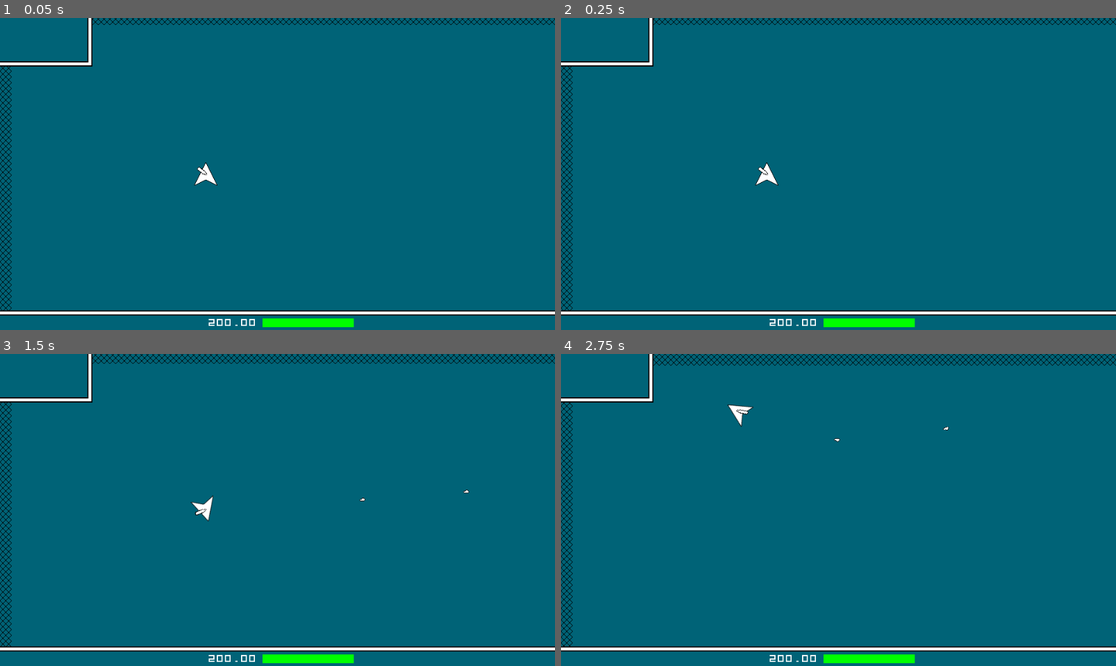
Above: before the commit, frames 1-4 (two rows, left to right).
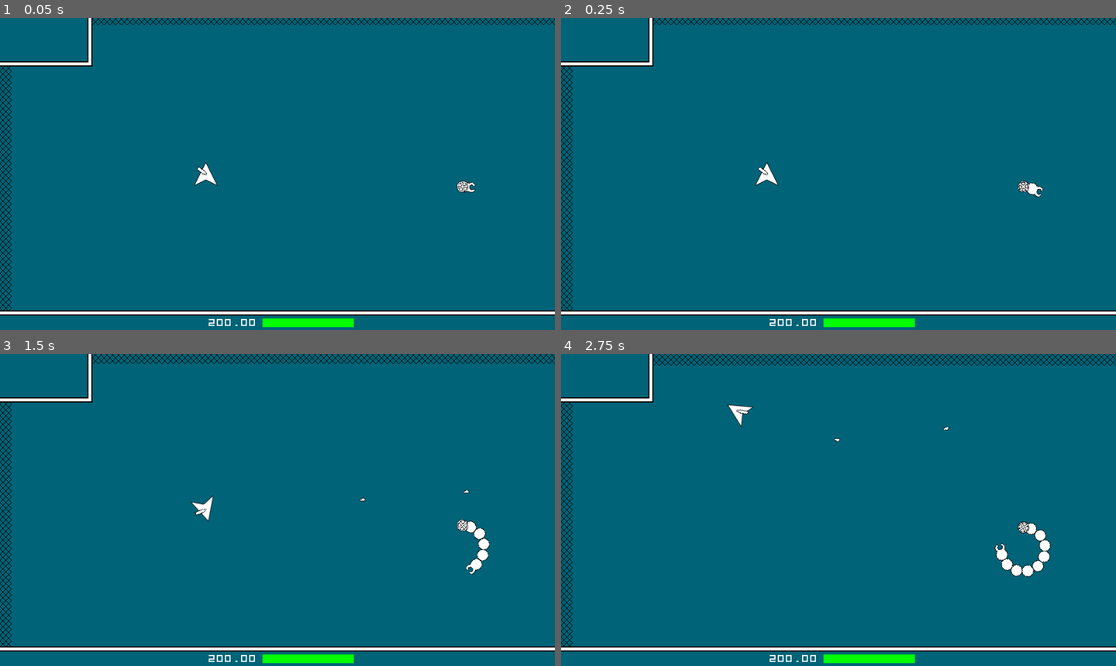
Above: after the commit, the same moments.

Repository: LangII/ProjectSpaceMiner
Game: Godot game, scene res://scenes/Main.tscn
Two runs of this game, one before a commit and one after it. Both use one fixed random seed, a clock stepped at 60 frames per second and the inputs below.
Inputs (mouse positions are in pixels of both pictures, inside the frame that each line leads up to):
- Up to frame 1 (0.05 s): no input
- Up to frame 2 (0.25 s): no input
- Up to frame 3 (1.5 s): move the mouse to (399, 494) at 0.52 s; press the mouse at (399, 494) at 0.53 s; hold D (right) 0.53-1.28 s; move the mouse to (166, 525) at 1.27 s; release the mouse at (166, 525) at 1.28 s; hold S (down) from 1.28 s (still down); tap T (test) at 1.35 s
- Up to frame 4 (2.75 s): move the mouse to (894, 441) at 2.02 s; release S (down) at 2.03 s; press the mouse at (894, 441) at 2.03 s; hold D (right) from 2.03 s (still down)

The runs differ from the first frame. In frame 1, 0.1% of the frame differs, in the area x 82-86%, y 52-56%; in frame 2, 0.1%; in frame 3, 0.4%; in frame 4, 0.7%, in the area x 78-89%, y 53-72%.

Commit message:
Enemy02 v1 complete (dirty)

Diff:
--- a/scripts/Bullet01.gd
+++ b/scripts/Bullet01.gd
@@ -12,7 +12,6 @@
 var COLLISION_NORMAL_CLAMP = 0.01
 var SPEED = 450
 var DMG = 20
-#var DMG = 80
 
 var velocity = Vector2()
 
--- a/scripts/Drop.gd
+++ b/scripts/Drop.gd
@@ -28,51 +28,51 @@
 
 func _ready():
 
-    setExitTweenScale()
-    setExitTweenAlpha()
-    $ExitTweenDelayTimer.wait_time = EXIT_TWEEN_DELAY_SECS
-    $ExitTweenDurationTimer.wait_time = EXIT_TWEEN_DURATION_SECS
+	setExitTweenScale()
+	setExitTweenAlpha()
+	$ExitTweenDelayTimer.wait_time = EXIT_TWEEN_DELAY_SECS
+	$ExitTweenDurationTimer.wait_time = EXIT_TWEEN_DURATION_SECS
 
-    LINEAR_SPEED = util.getRandomInt(LIN_SPEED_MIN, LIN_SPEED_MAX)
-    DIRECTION = util.getRandomInt(0, 360)
-    vel = Vector2(LINEAR_SPEED, 0).rotated(deg2rad(DIRECTION))
-    ROTATION_SPEED = util.getRandomFloat(ROT_SPEED_MIN, ROT_SPEED_MAX)
+	LINEAR_SPEED = util.getRandomInt(LIN_SPEED_MIN, LIN_SPEED_MAX)
+	DIRECTION = util.getRandomInt(0, 360)
+	vel = Vector2(LINEAR_SPEED, 0).rotated(deg2rad(DIRECTION))
+	ROTATION_SPEED = util.getRandomFloat(ROT_SPEED_MIN, ROT_SPEED_MAX)
 
-    apply_central_impulse(vel)
+	apply_central_impulse(vel)
 
 func _process(_delta):
 
-    $Sprite.rotation_degrees += ROTATION_SPEED
+	$Sprite.rotation_degrees += ROTATION_SPEED
 
 
 ####################################################################################################
 
 
 func setExitTweenScale():
-    $ExitTweenScale.interpolate_property(
-        $Sprite, 'scale', $Sprite.scale, $Sprite.scale * EXIT_TWEEN_SCALE, EXIT_TWEEN_DURATION_SECS, 0, 2
-    )
+	$ExitTweenScale.interpolate_property(
+		$Sprite, 'scale', $Sprite.scale, $Sprite.scale * EXIT_TWEEN_SCALE, EXIT_TWEEN_DURATION_SECS, 0, 2
+	)
 
 
 func setExitTweenAlpha():
-    $ExitTweenAlpha.interpolate_property(
-        $Sprite, 'modulate', $Sprite.modulate, Color(1, 1, 1, 0), EXIT_TWEEN_DURATION_SECS, 0, 2
-    )
+	$ExitTweenAlpha.interpolate_property(
+		$Sprite, 'modulate', $Sprite.modulate, Color(1, 1, 1, 0), EXIT_TWEEN_DURATION_SECS, 0, 2
+	)
 
 
 func shipSensed():
-    $ExitTweenDelayTimer.start()
+	$ExitTweenDelayTimer.start()
 
 
 ####################################################################################################
 
 
 func _on_ExitTweenDelayTimer_timeout():
-    gameplay.dropCollected(DROP_TYPE, DROP_VALUE)
-    $ExitTweenScale.start()
-    $ExitTweenAlpha.start()
-    $ExitTweenDurationTimer.start()
+	gameplay.dropCollected(DROP_TYPE, DROP_VALUE)
+	$ExitTweenScale.start()
+	$ExitTweenAlpha.start()
+	$ExitTweenDurationTimer.start()
 
 
 func _on_ExitTweenDurationTimer_timeout():
-    queue_free()
+	queue_free()
--- a/scripts/Enemy02.gd
+++ b/scripts/Enemy02.gd
@@ -1,13 +1,5 @@
 
 """
-------
-TO DOS
-------
-
-2023-07-21
-
-- In Ship.gd add functionality for handling knock back when the Ship collides with a middle segment.
-
 -------------------
 LOW PRIORITY TO DOS
 -------------------
@@ -413,7 +405,7 @@
 
 func takeDmg(_node_took_dmg:Object, _dmg:int) -> void:
 
-	print("\n!!! START OF takeDmg() !!!")
+#	print("\n!!! START OF takeDmg() !!!")
 
 	HAS_TAKEN_DMG = true
 
@@ -434,9 +426,9 @@
 #	if segment_name in ['Tail']:  return
 
 
-	print("\n'%s':\n\tsegment_name (took dmg): = '%s'\n\tSEGMENT_COUNT = '%s'" % [name, segment_name, SEGMENT_COUNT])
-
-	printDmg()
+#	print("\n'%s':\n\tsegment_name (took dmg): = '%s'\n\tSEGMENT_COUNT = '%s'" % [name, segment_name, SEGMENT_COUNT])
+
+#	printDmg()
 
 
 	if segments_data[segment_name]['health'] <= 0:
@@ -682,20 +674,20 @@
 
 func updatesFromSplit(_temp_from:String, _del_segment_i:int) -> void:
 
-	print("\nupdateFromSplit() _temp_from = ", _temp_from)
+#	print("\nupdateFromSplit() _temp_from = ", _temp_from)
 
 	var true_del_segment_i = 0
 
 	if _temp_from == 'split':
 
 		var del_segment_name = 'Segment%02d' % [_del_segment_i]
-		print("\ndel_segment_name = ", del_segment_name)
-
-		print("\nsegments_data = ", segments_data)
+#		print("\ndel_segment_name = ", del_segment_name)
+
+#		print("\nsegments_data = ", segments_data)
 
 		var true_segment_names = segments_data.keys().slice(1, -2)
 		true_segment_names.sort()
-		print("\ntrue_segment_names = ", true_segment_names)
+#		print("\ntrue_segment_names = ", true_segment_names)
 
 		var true_segment_names_i = 1
 		for true_segment_name in true_segment_names:
@@ -704,7 +696,7 @@
 				break
 			true_segment_names_i += 1
 
-		print("\ntrue_del_segment_i = ", true_del_segment_i)
+#		print("\ntrue_del_segment_i = ", true_del_segment_i)
 
 		if not true_del_segment_i:  util.throwError("\n\\_(**)_/\n")
 
@@ -721,14 +713,14 @@
 
 
 
-	print("\n%s:" % [name])
-	print("\t_del_segment_i = ", _del_segment_i)
-	print("\tSEGMENT_COUNT (before) = ", SEGMENT_COUNT)
+#	print("\n%s:" % [name])
+#	print("\t_del_segment_i = ", _del_segment_i)
+#	print("\tSEGMENT_COUNT (before) = ", SEGMENT_COUNT)
 
 #	SEGMENT_COUNT -= _del_segment_i + 1
 	SEGMENT_COUNT -= true_del_segment_i + 1
 
-	print("\tSEGMENT_COUNT (after) = ", SEGMENT_COUNT)
+#	print("\tSEGMENT_COUNT (after) = ", SEGMENT_COUNT)
 
 
 
--- a/scripts/EnemyGenLogic.gd
+++ b/scripts/EnemyGenLogic.gd
@@ -79,7 +79,7 @@
 func genEnemy02s() -> void:
 
 	for gen_data in [
-		{'segment_count': 20, 'start_pos': Vector2(800, 1900)},
+		{'segment_count': 20, 'start_pos': Vector2(800, 300)},
 #		{'segment_count': 10, 'start_pos': Vector2(800, 1100)}
 	]:
 
--- a/scripts/Gameplay.gd
+++ b/scripts/Gameplay.gd
@@ -119,7 +119,7 @@
 	enemy_gen_logic = load(ENEMY_GEN_LOGIC_SCN_REF).instance()
 	add_child(enemy_gen_logic)
 
-	enemy_gen_logic.genEnemy01s()
+#	enemy_gen_logic.genEnemy01s()
 	enemy_gen_logic.genEnemy02s()
 
 
--- a/scripts/Main.gd
+++ b/scripts/Main.gd
@@ -1,3 +1,27 @@
+
+"""
+-----
+TODOS
+-----
+
+- to clean:
+	- BaseTileMapLogic.gd		DONE
+	- FinalTileMapLogic.gd		DONE
+	- MineralTileMapLogic.gd	DONE
+	- Bullet01.gd				DONE
+	- Controls.gd				DONE
+	- Data.gd					DONE
+	- Drop.gd					DONE
+	- Enemy01.gd				DONE
+	- Enemy02.gd
+	- EnemyGenLogic.gd
+	- Gameplay.gd
+	- Hud.gd					DONE
+	- HudDropDisplay.gd			DONE
+	- Main.gd
+	- Ship.gd
+	- Utilities.gd				DONE
+"""
 
 extends Node
 
--- a/scripts/Ship.gd
+++ b/scripts/Ship.gd
@@ -38,6 +38,8 @@
 
 var STUNNED_DELAY = 0.5
 var is_stunned = false
+
+var ENEMY_AREA_COL_STRENGTH_MOD = 280
 
 
 ####################################################################################################
@@ -197,7 +199,6 @@
 		and _area.get_parent().name.begins_with('Enemy02')
 	):
 
-		print("\n_area.name = ", _area.name)
 
 		var enemy = _area.get_parent()
 
@@ -223,6 +224,17 @@
 
 			- For Gameplay's collision particles:  Get "collision point".  Easier of the two.
 		"""
+
+		print("\n_area.name = ", _area.name)
+		print("ship.global_position = ", global_position)
+		print("_area.global_position = ", _area.global_position)
+
+		var col_vector = _area.global_position - global_position
+		print("col_vector = ", col_vector)
+
+		applied_force = -col_vector * ENEMY_AREA_COL_STRENGTH_MOD
+
+		gameplay.setEnemyColParticles(global_position + (col_vector * 0.5))
 
 #		ship.apply_central_impulse(_col.remainder * SHIP_COL_IMPULSE_MOD)		<<<
 
--- a/scripts/tiles/BaseTileMapLogic.gd
+++ b/scripts/tiles/BaseTileMapLogic.gd
@@ -182,21 +182,10 @@
 
 
 func setNoiseParams():
-
 	noise.octaves = NOISE_OCTAVES
 	noise.period = NOISE_PERIOD
 	noise.persistence = NOISE_PERSISTENCE
 	noise.lacunarity = NOISE_LACUNARITY
-
-#	var NOISE_OCTAVES = 3  # 1 = 3 = 9 (int) (edge distortion)
-#	var NOISE_PERIOD = 64  # 0.1 = 64 = 256 (float) (noise size)
-#	var NOISE_PERSISTENCE = 0.5  # 0 = 0.5 = 1 (float)
-#	var NOISE_LACUNARITY = 2  # 0.1 = 2 = 4 (float)
-
-#	noise.octaves = util.getRandomInt(4, 8)
-#	noise.period = util.getRandomFloat(50, 200)
-#	noise.persistence = util.getRandomFloat(0.25, 0.5)
-#	noise.lacunarity = util.getRandomFloat(2, 3)
 
 
 func initTileDataContainer():
